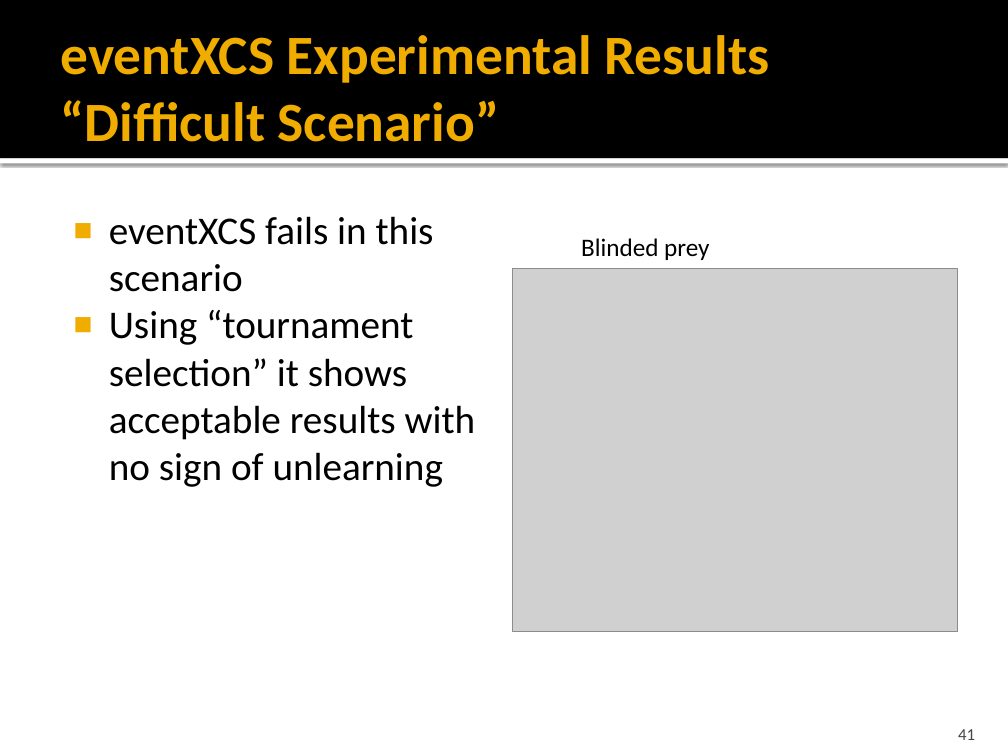
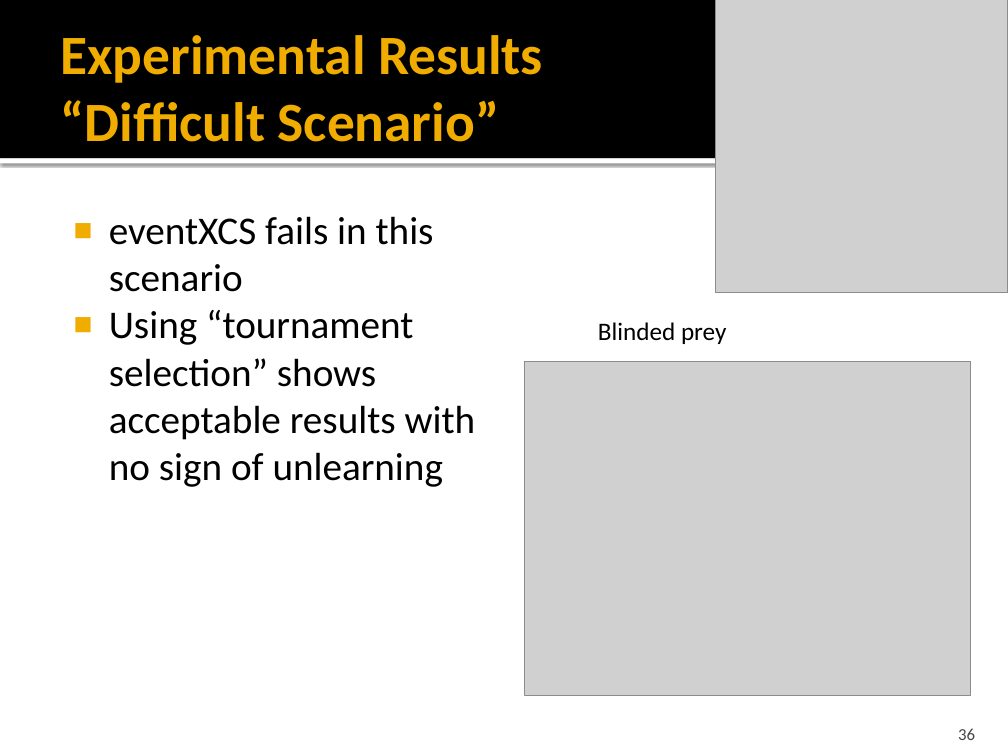
Before and after one commit to ClemensLode/GECCO-XCS-paper, a slide deck: slide 36 of Presentation/Adaption of XCS to Multi-Learner Predator.pptx (slide 41 before the commit). Drawn at 1008x756 pixels with LibreOffice and Linux fonts; fonts in the diff are those of the drawing; grey boxes stand for pictures. Boxes give left, top, right and bottom in pixels: in the first picture for what was removed or moved away, otherwise in the second. Text is boxed around its words. In the diff, an @@ line names an element or a change of style, - is before the commit and + after.

```diff
--- a/Presentation/Adaption of XCS to Multi-Learner Predator.pptx
+++ b/Presentation/Adaption of XCS to Multi-Learner Predator.pptx
@@ picture added at bbox=[716, 0, 1008, 292] @@
@@ title at bbox=[60, 35, 543, 142]: text changed @@
-eventXCS Experimental Results
-“Difficult Scenario”
+Experimental Results
+“Difficult Scenario”
@@ text at bbox=[109, 310, 476, 487]: text changed @@
-■ Using “tournament selection” it shows acceptable results with no sign of unlearning
+■ Using “tournament selection” shows acceptable results with no sign of unlearning
@@ text "Blinded prey": place and size @@
-text "Blinded prey" at bbox=[581, 238, 709, 260]
+text "Blinded prey" at bbox=[598, 322, 726, 344]
@@ picture: place and size @@
-picture at bbox=[512, 269, 958, 632]
+picture at bbox=[525, 361, 971, 695]
@@ page number at bbox=[958, 728, 975, 740]: text changed @@
-41
+36
```
Also in this commit, not shown: 26 other slides changed, 1 slide added, 7 slides removed, 1 other file.
